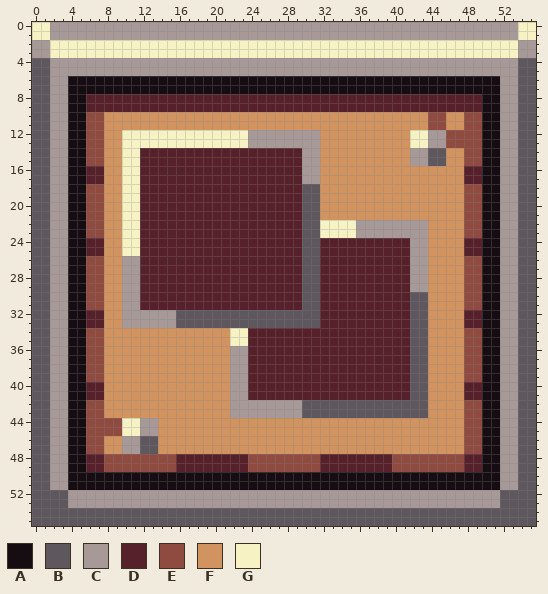
Pixel-art sprite -- Textures/UI/copy_pressed.png. Above, as it was before the edit.
The file is 56x56 pixels. Colours within 5 levels of each other are drawn and written as one.
Palette (. is transparent): A #160d13  B #5f575e  C #a69998  D #56212a  E #904b41  F #d1935f  G #f6f2c3
Pixels before (only the part around the change), first column x 0:
 0 GGCCCCCCCCCCCCCCCCCCCCCCCCCCCCCCCCCCCCCCCCCCCCCCCCCCCCGG
 1 GGCCCCCCCCCCCCCCCCCCCCCCCCCCCCCCCCCCCCCCCCCCCCCCCCCCCCGG
 2 CCGGGGGGGGGGGGGGGGGGGGGGGGGGGGGGGGGGGGGGGGGGGGGGGGGGGGCC
 3 CCGGGGGGGGGGGGGGGGGGGGGGGGGGGGGGGGGGGGGGGGGGGGGGGGGGGGCC
 4 BBCCCCCCCCCCCCCCCCCCCCCCCCCCCCCCCCCCCCCCCCCCCCCCCCCCCCBB
 5 BBCCCCCCCCCCCCCCCCCCCCCCCCCCCCCCCCCCCCCCCCCCCCCCCCCCCCBB
 6 BBCCAAAAAAAAAAAAAAAAAAAAAAAAAAAAAAAAAAAAAAAAAAAAAAAACCBB
 7 BBCCAAAAAAAAAAAAAAAAAAAAAAAAAAAAAAAAAAAAAAAAAAAAAAAACCBB
 8 BBCCAADDDDDDDDDDDDDDDDDDDDDDDDDDDDDDDDDDDDDDDDDDDDAACCBB
 9 BBCCAADDDDDDDDDDDDDDDDDDDDDDDDDDDDDDDDDDDDDDDDDDDDAACCBB
10 BBCCAAEEFFFFFFFFFFFFFFFFFFFFFFFFFFFFFFFFFFFFEEFFEEAACCBB
11 BBCCAAEEFFFFFFFFFFFFFFFFFFFFFFFFFFFFFFFFFFFFEEFFEEAACCBB
12 BBCCAAEEFFGGGGGGGGGGGGGGCCCCCCCCFFFFFFFFFFGGCCEEEEAACCBB
13 BBCCAAEEFFGGGGGGGGGGGGGGCCCCCCCCFFFFFFFFFFGGCCEEEEAACCBB
14 BBCCAAEEFFGGDDDDDDDDDDDDDDDDDDCCFFFFFFFFFFCCBBFFEEAACCBB
15 BBCCAAEEFFGGDDDDDDDDDDDDDDDDDDCCFFFFFFFFFFCCBBFFEEAACCBB
16 BBCCAADDFFGGDDDDDDDDDDDDDDDDDDCCFFFFFFFFFFFFFFFFDDAACCBB
17 BBCCAADDFFGGDDDDDDDDDDDDDDDDDDCCFFFFFFFFFFFFFFFFDDAACCBB
18 BBCCAAEEFFGGDDDDDDDDDDDDDDDDDDBBFFFFFFFFFFFFFFFFEEAACCBB
19 BBCCAAEEFFGGDDDDDDDDDDDDDDDDDDBBFFFFFFFFFFFFFFFFEEAACCBB
20 BBCCAAEEFFGGDDDDDDDDDDDDDDDDDDBBFFFFFFFFFFFFFFFFEEAACCBB
21 BBCCAAEEFFGGDDDDDDDDDDDDDDDDDDBBFFFFFFFFFFFFFFFFEEAACCBB
22 BBCCAAEEFFGGDDDDDDDDDDDDDDDDDDBBGGGGCCCCCCCCFFFFEEAACCBB
23 BBCCAAEEFFGGDDDDDDDDDDDDDDDDDDBBGGGGCCCCCCCCFFFFEEAACCBB
24 BBCCAADDFFGGDDDDDDDDDDDDDDDDDDBBDDDDDDDDDDCCFFFFDDAACCBB
25 BBCCAADDFFGGDDDDDDDDDDDDDDDDDDBBDDDDDDDDDDCCFFFFDDAACCBB
26 BBCCAAEEFFCCDDDDDDDDDDDDDDDDDDBBDDDDDDDDDDCCFFFFEEAACCBB
27 BBCCAAEEFFCCDDDDDDDDDDDDDDDDDDBBDDDDDDDDDDCCFFFFEEAACCBB
28 BBCCAAEEFFCCDDDDDDDDDDDDDDDDDDBBDDDDDDDDDDCCFFFFEEAACCBB
29 BBCCAAEEFFCCDDDDDDDDDDDDDDDDDDBBDDDDDDDDDDCCFFFFEEAACCBB
30 BBCCAAEEFFCCDDDDDDDDDDDDDDDDDDBBDDDDDDDDDDBBFFFFEEAACCBB
31 BBCCAAEEFFCCDDDDDDDDDDDDDDDDDDBBDDDDDDDDDDBBFFFFEEAACCBB
32 BBCCAADDFFCCCCCCBBBBBBBBBBBBBBBBDDDDDDDDDDBBFFFFDDAACCBB
33 BBCCAADDFFCCCCCCBBBBBBBBBBBBBBBBDDDDDDDDDDBBFFFFDDAACCBB
34 BBCCAAEEFFFFFFFFFFFFFFGGDDDDDDDDDDDDDDDDDDBBFFFFEEAACCBB
35 BBCCAAEEFFFFFFFFFFFFFFGGDDDDDDDDDDDDDDDDDDBBFFFFEEAACCBB
36 BBCCAAEEFFFFFFFFFFFFFFCCDDDDDDDDDDDDDDDDDDBBFFFFEEAACCBB
37 BBCCAAEEFFFFFFFFFFFFFFCCDDDDDDDDDDDDDDDDDDBBFFFFEEAACCBB
38 BBCCAAEEFFFFFFFFFFFFFFCCDDDDDDDDDDDDDDDDDDBBFFFFEEAACCBB
39 BBCCAAEEFFFFFFFFFFFFFFCCDDDDDDDDDDDDDDDDDDBBFFFFEEAACCBB
40 BBCCAADDFFFFFFFFFFFFFFCCDDDDDDDDDDDDDDDDDDBBFFFFDDAACCBB
41 BBCCAADDFFFFFFFFFFFFFFCCDDDDDDDDDDDDDDDDDDBBFFFFDDAACCBB
42 BBCCAAEEFFFFFFFFFFFFFFCCCCCCCCBBBBBBBBBBBBBBFFFFEEAACCBB
43 BBCCAAEEFFFFFFFFFFFFFFCCCCCCCCBBBBBBBBBBBBBBFFFFEEAACCBB
44 BBCCAAEEEEGGCCFFFFFFFFFFFFFFFFFFFFFFFFFFFFFFFFFFEEAACCBB
45 BBCCAAEEEEGGCCFFFFFFFFFFFFFFFFFFFFFFFFFFFFFFFFFFEEAACCBB
46 BBCCAAEEFFCCBBFFFFFFFFFFFFFFFFFFFFFFFFFFFFFFFFFFEEAACCBB
47 BBCCAAEEFFCCBBFFFFFFFFFFFFFFFFFFFFFFFFFFFFFFFFFFEEAACCBB
48 BBCCAADDEEEEEEEEDDDDDDDDEEEEEEEEDDDDDDDDEEEEEEEEDDAACCBB
49 BBCCAADDEEEEEEEEDDDDDDDDEEEEEEEEDDDDDDDDEEEEEEEEDDAACCBB
50 BBCCAAAAAAAAAAAAAAAAAAAAAAAAAAAAAAAAAAAAAAAAAAAAAAAACCBB
51 BBCCAAAAAAAAAAAAAAAAAAAAAAAAAAAAAAAAAAAAAAAAAAAAAAAACCBB
52 BBBBCCCCCCCCCCCCCCCCCCCCCCCCCCCCCCCCCCCCCCCCCCCCCCCCBBBB
53 BBBBCCCCCCCCCCCCCCCCCCCCCCCCCCCCCCCCCCCCCCCCCCCCCCCCBBBB
54 BBBBBBBBBBBBBBBBBBBBBBBBBBBBBBBBBBBBBBBBBBBBBBBBBBBBBBBB
55 BBBBBBBBBBBBBBBBBBBBBBBBBBBBBBBBBBBBBBBBBBBBBBBBBBBBBBBB
New version:
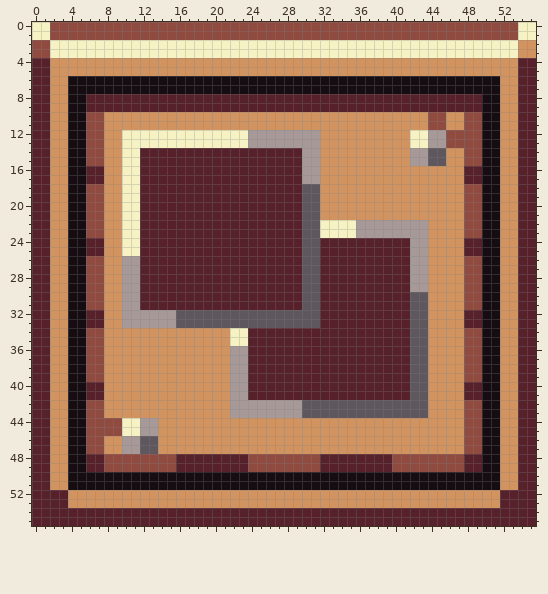
Change:
Changed rows in their new state; - is an unchanged pixel.
first column x 0:
 0 --EEEEEEEEEEEEEEEEEEEEEEEEEEEEEEEEEEEEEEEEEEEEEEEEEEEE--
 1 --EEEEEEEEEEEEEEEEEEEEEEEEEEEEEEEEEEEEEEEEEEEEEEEEEEEE--
 2 EE----------------------------------------------------FF
 3 EE----------------------------------------------------FF
 4 DDFFFFFFFFFFFFFFFFFFFFFFFFFFFFFFFFFFFFFFFFFFFFFFFFFFFFDD
 5 DDFFFFFFFFFFFFFFFFFFFFFFFFFFFFFFFFFFFFFFFFFFFFFFFFFFFFDD
 6 DDFF------------------------------------------------FFDD
 7 DDFF------------------------------------------------FFDD
 8 DDFF------------------------------------------------FFDD
 9 DDFF------------------------------------------------FFDD
10 DDFF------------------------------------------------FFDD
11 DDFF------------------------------------------------FFDD
12 DDFF------------------------------------------------FFDD
13 DDFF------------------------------------------------FFDD
14 DDFF------------------------------------------------FFDD
15 DDFF------------------------------------------------FFDD
16 DDFF------------------------------------------------FFDD
17 DDFF------------------------------------------------FFDD
18 DDFF------------------------------------------------FFDD
19 DDFF------------------------------------------------FFDD
20 DDFF------------------------------------------------FFDD
21 DDFF------------------------------------------------FFDD
22 DDFF------------------------------------------------FFDD
23 DDFF------------------------------------------------FFDD
24 DDFF------------------------------------------------FFDD
25 DDFF------------------------------------------------FFDD
26 DDFF------------------------------------------------FFDD
27 DDFF------------------------------------------------FFDD
28 DDFF------------------------------------------------FFDD
29 DDFF------------------------------------------------FFDD
30 DDFF------------------------------------------------FFDD
31 DDFF------------------------------------------------FFDD
32 DDFF------------------------------------------------FFDD
33 DDFF------------------------------------------------FFDD
34 DDFF------------------------------------------------FFDD
35 DDFF------------------------------------------------FFDD
36 DDFF------------------------------------------------FFDD
37 DDFF------------------------------------------------FFDD
38 DDFF------------------------------------------------FFDD
39 DDFF------------------------------------------------FFDD
40 DDFF------------------------------------------------FFDD
41 DDFF------------------------------------------------FFDD
42 DDFF------------------------------------------------FFDD
43 DDFF------------------------------------------------FFDD
44 DDFF------------------------------------------------FFDD
45 DDFF------------------------------------------------FFDD
46 DDFF------------------------------------------------FFDD
47 DDFF------------------------------------------------FFDD
48 DDFF------------------------------------------------FFDD
49 DDFF------------------------------------------------FFDD
50 DDFF------------------------------------------------FFDD
51 DDFF------------------------------------------------FFDD
52 DDDDFFFFFFFFFFFFFFFFFFFFFFFFFFFFFFFFFFFFFFFFFFFFFFFFDDDD
53 DDDDFFFFFFFFFFFFFFFFFFFFFFFFFFFFFFFFFFFFFFFFFFFFFFFFDDDD
54 DDDDDDDDDDDDDDDDDDDDDDDDDDDDDDDDDDDDDDDDDDDDDDDDDDDDDDDD
55 DDDDDDDDDDDDDDDDDDDDDDDDDDDDDDDDDDDDDDDDDDDDDDDDDDDDDDDD
